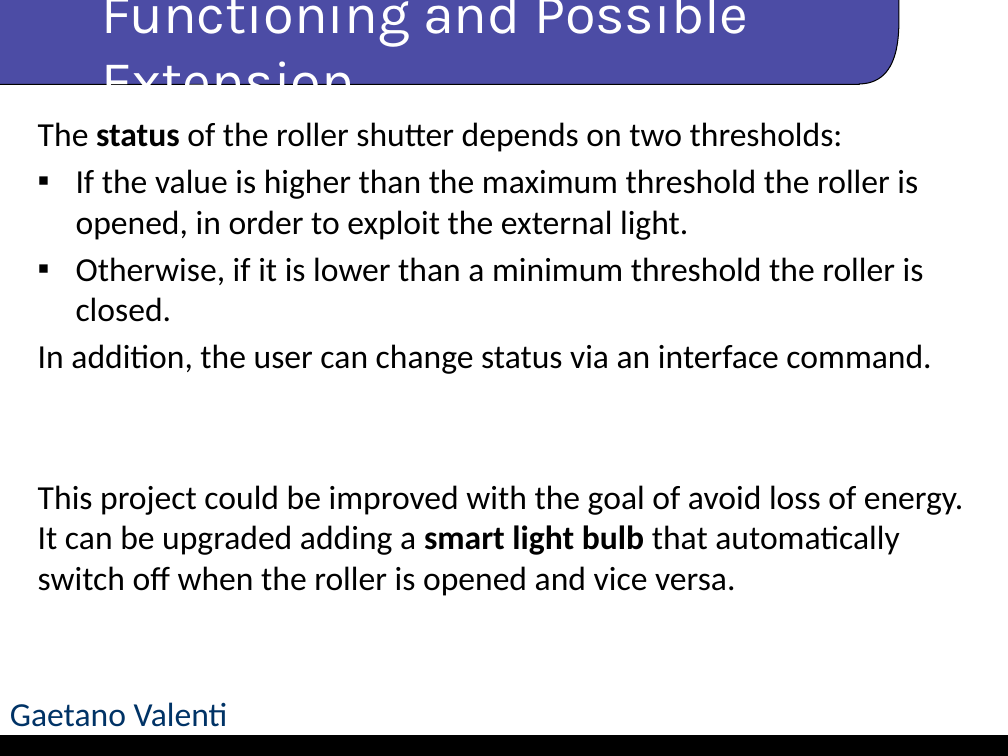
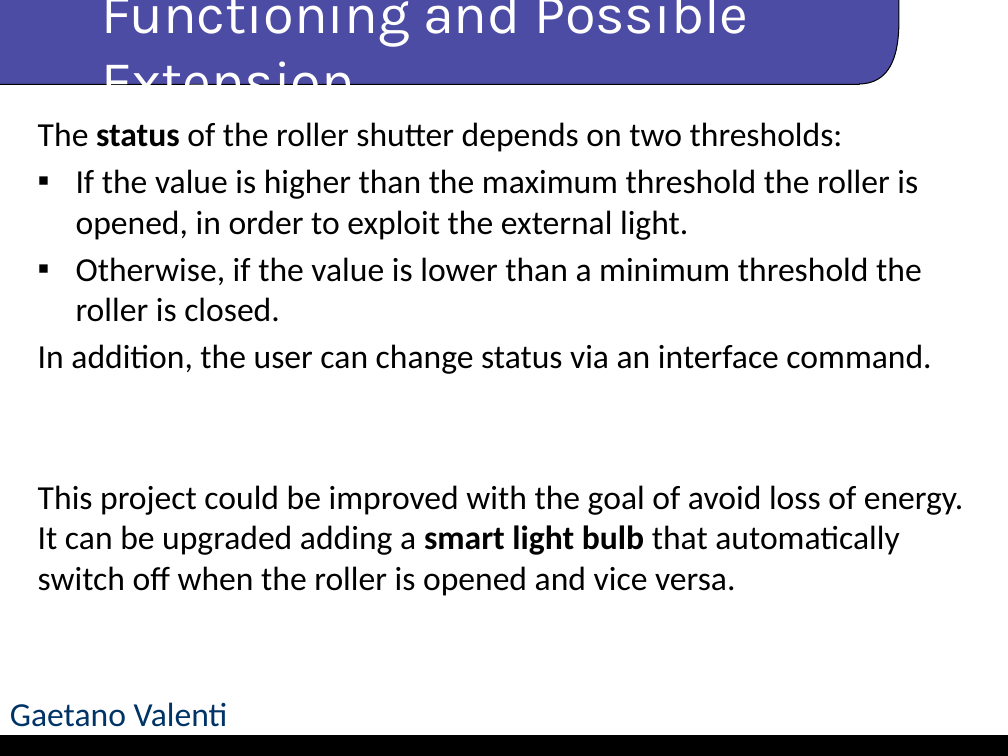
Before and after one commit to gaetanovalenti/IoT-Project-2020, a slide deck: slide 5 of RollerSystem.pptx. Drawn at 1008x756 pixels with LibreOffice and Linux fonts; fonts in the diff are those of the drawing; background and template pictures are left out. Boxes give left, top, right and bottom in pixels: in the first picture for what was removed or moved away, otherwise in the second. Text is boxed around its words. In the diff, an @@ line names an element or a change of style, - is before the commit and + after.

```diff
--- a/RollerSystem.pptx
+++ b/RollerSystem.pptx
@@ text at [76, 257, 922, 322]: text changed @@
-▪ Otherwise, if it is lower than a minimum threshold the roller is closed.
+▪ Otherwise, if the value is lower than a minimum threshold the roller is closed.
```
Also in this commit, not shown: 1 other slide changed.
